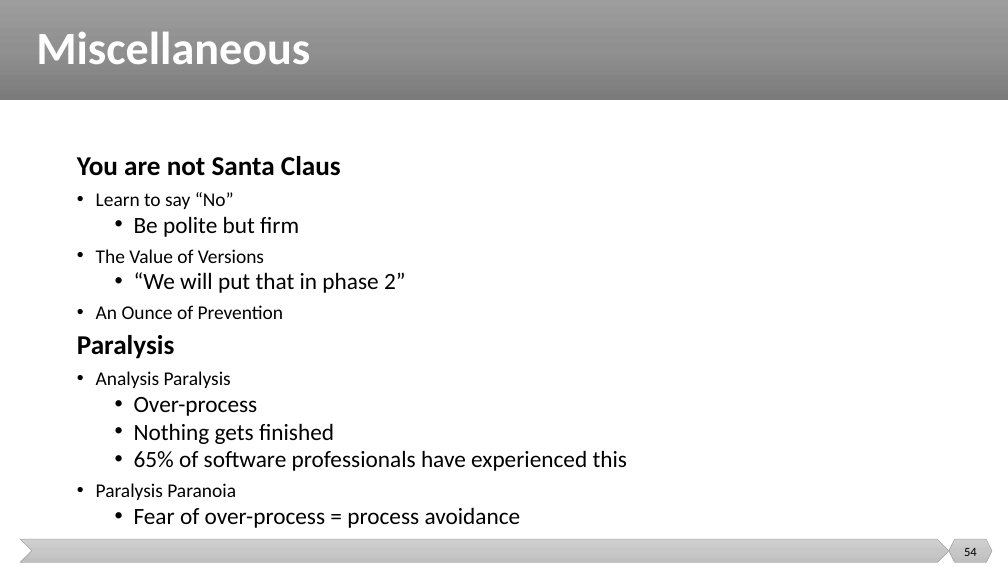
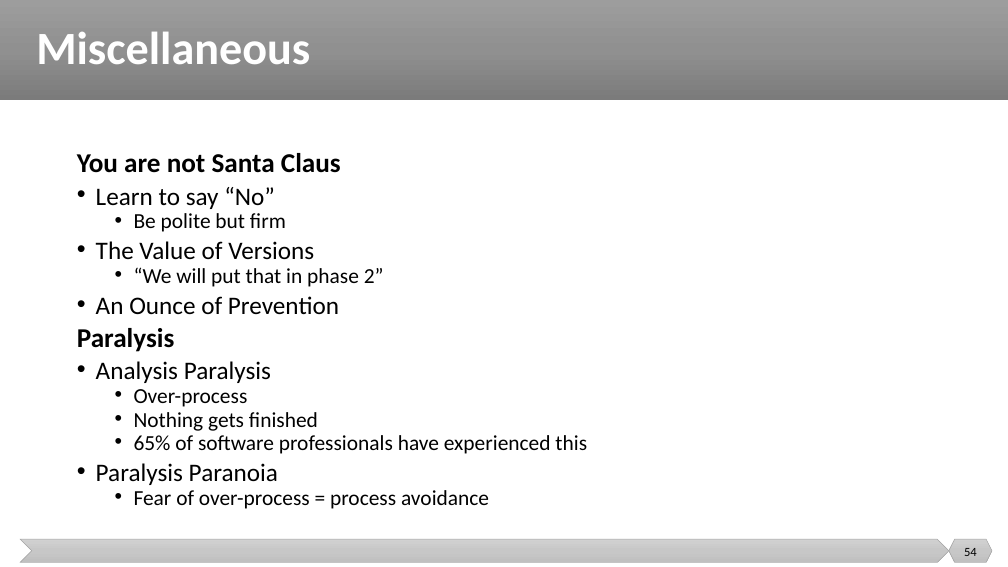
Before and after one commit to malenezi/malenezi, a slide deck: slide 54 of SE423/Lectures/7-Quality/Quality.pptx. Drawn at 1008x567 pixels with LibreOffice and Linux fonts; fonts in the diff are those of the drawing. Boxes give left, top, right and bottom in pixels: in the first picture for what was removed or moved away, otherwise in the second. Text is boxed around its words. In the diff, an @@ line names an element or a change of style, - is before the commit and + after.

```diff
--- a/SE423/Lectures/7-Quality/Quality.pptx
+++ b/SE423/Lectures/7-Quality/Quality.pptx
@@ text "You are not Santa Claus" at [77,153,587,509]: size 18.5 to 24.1 pt in "Learn to say “No”", "The Value of Versions", "An Ounce of Prevention", "Analysis Paralysis" and 1 more places; size 22.2 to 20.4 pt in "Be polite but firm", "“We will put that in phase 2”", "Over-process", "Nothing gets finished" and 2 more places; line spacing 0.8 to 0.7 @@
```
Also in this commit, not shown: 12 other slides changed, 1 other file.
